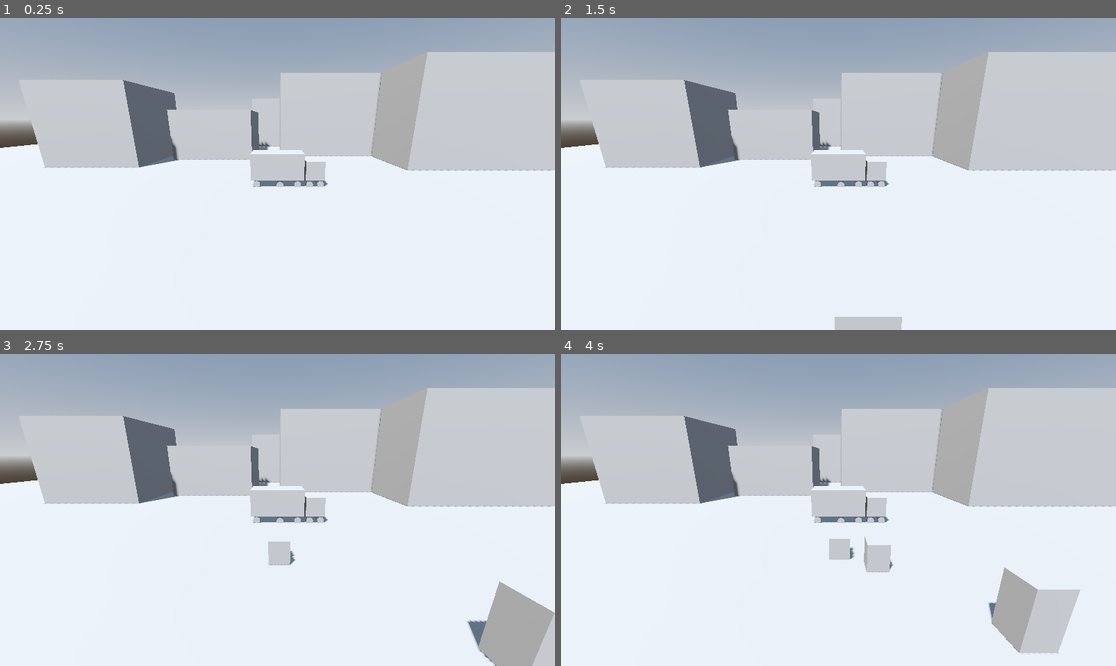
Above: before the commit, frames 1-4 (two rows, left to right).
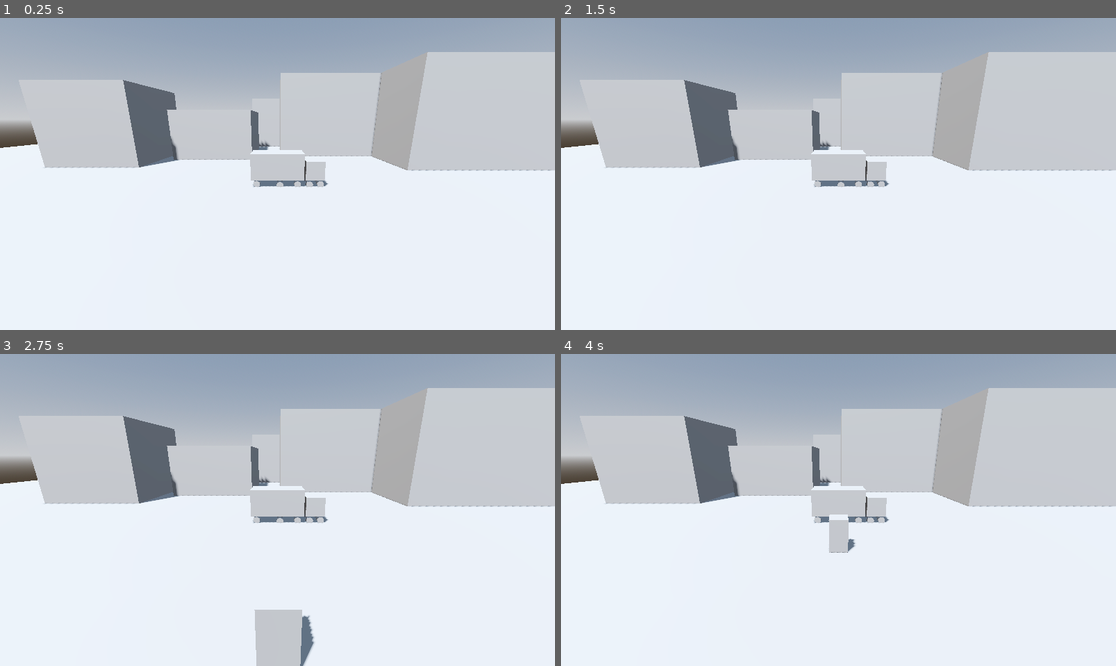
Above: after the commit, the same moments.

Repository: thewasmans/2026-game-jam-burger-truck
Game: Godot game, scene res://scenes/main.tscn
The game is run twice, just before and just after one commit, with the same random seed, the same clock (stepped at 60 frames per second) and the same inputs. Before the commit the project has no main scene; this scene is started directly in both runs.
Inputs:
- Up to frame 1 (0.25 s): no input
- Up to frame 2 (1.5 s): tap Enter at 0.5 s; tap Space at 1.25 s
- Up to frame 3 (2.75 s): no input
- Up to frame 4 (4 s): no input

The runs differ from the first frame. In frame 2, 0.5% of the frame differs, in the area x 49-62%, y 95-100%; in frame 3, 5.0%, in the area x 45-100%, y 60-100%; in frame 4, 3.7%.

Commit message:
Update spawn system

Diff:
--- /dev/null
+++ b/contents/prefabs/enemy.tscn
@@ -0,0 +1,20 @@
+[gd_scene format=3 uid="uid://b6h3u02w2i8s"]
+
+[ext_resource type="Script" uid="uid://fejlyf0b53bw" path="res://scripts/enemy.gd" id="1_wexqf"]
+
+[sub_resource type="BoxShape3D" id="BoxShape3D_1"]
+size = Vector3(1, 2, 1)
+
+[sub_resource type="BoxMesh" id="BoxMesh_1"]
+size = Vector3(1, 2, 1)
+
+[node name="Enemy" type="CharacterBody3D" unique_id=636878034]
+script = ExtResource("1_wexqf")
+
+[node name="CollisionShape3D" type="CollisionShape3D" parent="." unique_id=222683004]
+transform = Transform3D(1, 0, 0, 0, 1, 0, 0, 0, 1, 0, 0.8244037, 0)
+shape = SubResource("BoxShape3D_1")
+
+[node name="MeshInstance3D" type="MeshInstance3D" parent="." unique_id=100047945]
+transform = Transform3D(1, 0, 0, 0, 1, 0, 0, 0, 1, 0, 0.8244037, 0)
+mesh = SubResource("BoxMesh_1")
--- /dev/null
+++ b/contents/prefabs/enemy_spawner.tscn
@@ -0,0 +1,20 @@
+[gd_scene format=3 uid="uid://ckuxgrtn5s1cd"]
+
+[ext_resource type="Script" uid="uid://dl30bfxeahsmq" path="res://scripts/spawner.gd" id="1_devoi"]
+[ext_resource type="PackedScene" uid="uid://b6h3u02w2i8s" path="res://contents/prefabs/enemy.tscn" id="2_xl0gr"]
+[ext_resource type="Shape3D" uid="uid://dfp85wqupdio5" path="res://contents/spawn_box_shape_3d.tres" id="3_xl0gr"]
+
+[sub_resource type="BoxMesh" id="BoxMesh_xl0gr"]
+
+[node name="EnemySpawner" type="Area3D" unique_id=42760824]
+script = ExtResource("1_devoi")
+enemy_scene = ExtResource("2_xl0gr")
+spawn_area = ExtResource("3_xl0gr")
+
+[node name="CollisionShape3D" type="CollisionShape3D" parent="." unique_id=2124859015]
+transform = Transform3D(1, 0, 0, 0, 1, 0, 0, 0, 1, 0, 0.18618375, 0)
+shape = ExtResource("3_xl0gr")
+
+[node name="MeshInstance3D" type="MeshInstance3D" parent="." unique_id=1531484805]
+transform = Transform3D(1, 0, 0, 0, 0.16, 0, 0, 0, 1, 0, 0, 0)
+mesh = SubResource("BoxMesh_xl0gr")
--- /dev/null
+++ b/contents/spawn_box_shape_3d.tres
@@ -0,0 +1,3 @@
+[gd_resource type="BoxShape3D" format=3 uid="uid://dfp85wqupdio5"]
+
+[resource]
--- a/project.godot
+++ b/project.godot
@@ -11,6 +11,15 @@
 [application]
 
 config/name="2026-game-jam-burger-truck"
+run/main_scene="uid://cgrt8n5e5c5q8"
 config/features=PackedStringArray("4.6", "Forward Plus")
 config/icon="res://icon.svg"
 config/main_scene="res://scenes/main.tscn"
+
+[physics]
+
+3d/physics_engine="Jolt Physics"
+
+[rendering]
+
+rendering_device/driver.windows="d3d12"
--- a/scenes/enemy.tscn
+++ /dev/null
@@ -1,18 +0,0 @@
-[gd_scene format=3 uid="uid://b6h3u02w2i8s"]
-
-[ext_resource type="Script" path="res://scripts/enemy.gd" id="1_wexqf"]
-
-[sub_resource type="BoxShape3D" id="BoxShape3D_1"]
-size = Vector3(1, 2, 1)
-
-[sub_resource type="BoxMesh" id="BoxMesh_1"]
-size = Vector3(1, 2, 1)
-
-[node name="Enemy" type="CharacterBody3D"]
-script = ExtResource("1_wexqf")
-
-[node name="CollisionShape3D" type="CollisionShape3D" parent="."]
-shape = SubResource("BoxShape3D_1")
-
-[node name="MeshInstance3D" type="MeshInstance3D" parent="."]
-mesh = SubResource("BoxMesh_1")
--- a/scenes/main.tscn
+++ b/scenes/main.tscn
@@ -1,11 +1,13 @@
 [gd_scene format=3 uid="uid://cgrt8n5e5c5q8"]
 
-[ext_resource type="PackedScene" uid="uid://ciot641kpekgm" path="res://scenes/snack_truck.tscn" id="1_a7v2k"]
-[ext_resource type="PackedScene" path="res://scenes/enemy.tscn" id="2_c5d1k"]
-[ext_resource type="Script" uid="uid://dl30bfxeahsmq" path="res://scripts/spawner.gd" id="3_abcde"]
+[ext_resource type="PackedScene" uid="uid://ckuxgrtn5s1cd" path="res://contents/prefabs/enemy_spawner.tscn" id="1_0wfyh"]
+[ext_resource type="PackedScene" uid="uid://ciot641kpekgm" path="res://contents/prefabs/snack_truck.tscn" id="1_a7v2k"]
 
-[sub_resource type="BoxShape3D" id="BoxShape3D_1"]
-size = Vector3(20, 1, 1)
+[sub_resource type="StandardMaterial3D" id="StandardMaterial3D_0wfyh"]
+albedo_color = Color(0.88235295, 0, 0, 1)
+
+[sub_resource type="SphereMesh" id="SphereMesh_0wfyh"]
+material = SubResource("StandardMaterial3D_0wfyh")
 
 [sub_resource type="BoxMesh" id="BoxMesh_sugp2"]
 
@@ -27,21 +29,26 @@
 
 [node name="Main" type="Node3D" unique_id=113603498]
 
-[node name="Global" type="Node" parent="." unique_id=994244857]
+[node name="Global" type="Node" parent="." unique_id=927135296]
 
-[node name="Camera3D" type="Camera3D" parent="Global" unique_id=1726156330]
-transform = Transform3D(-1, 2.2626681e-08, -8.444392e-08, 0, 0.9659259, 0.25881907, 8.742278e-08, 0.25881907, -0.9659258, 0, 5, -10.443594)
+[node name="Camera3D" type="Camera3D" parent="Global" unique_id=63844908]
+transform = Transform3D(-1, 3.9080593e-08, -1.4585075e-07, 0, 0.9659258, 0.25881907, 1.509958e-07, 0.25881907, -0.9659258, 0, 5, -10.443594)
 
 [node name="Level" type="Node" parent="." unique_id=751625337]
 
-[node name="EnemySpawner" type="Node3D" parent="Level" unique_id=456789123]
-transform = Transform3D(1, 0, 0, 0, 1, 0, 0, 0, 1, 0, 1.5595524, -10)
-script = ExtResource("3_abcde")
-enemy_scene = ExtResource("2_c5d1k")
-spawn_area = SubResource("BoxShape3D_1")
-
 [node name="SnackTruck" parent="Level" unique_id=306403872 instance=ExtResource("1_a7v2k")]
 transform = Transform3D(1, 0, 0, 0, 1, 0, 0, 0, 1, 0, 1.56, 5.19)
+
+[node name="TargetPositionClients" type="Node3D" parent="Level/SnackTruck" unique_id=1746330562]
+transform = Transform3D(1, 0, 0, 0, 1, 0, 0, 0, 1, 0, -1.56, -2.034757)
+
+[node name="MeshInstance3D" type="MeshInstance3D" parent="Level/SnackTruck/TargetPositionClients" unique_id=696312194]
+mesh = SubResource("SphereMesh_0wfyh")
+
+[node name="EnemySpawner" parent="Level" unique_id=872537981 node_paths=PackedStringArray("target_position_clients", "target_position_mesh_debug") instance=ExtResource("1_0wfyh")]
+transform = Transform3D(1, 0, 0, 0, 1, 0, 0, 0, 1, 0, 0.103453636, -10)
+target_position_clients = NodePath("../SnackTruck/TargetPositionClients")
+target_position_mesh_debug = NodePath("../SnackTruck/TargetPositionClients/MeshInstance3D")
 
 [node name="Ground" type="MeshInstance3D" parent="Level" unique_id=1600320922]
 transform = Transform3D(100, 0, 0, 0, 0.1, 0, 0, 0, 100, 0, 0, 0)
@@ -53,7 +60,7 @@
 environment = SubResource("Environment_jyhfs")
 
 [node name="DirectionalLight3D" type="DirectionalLight3D" parent="Environments" unique_id=330718780]
-transform = Transform3D(-0.8660254, -0.43301278, 0.25, 0, 0.49999997, 0.86602545, -0.50000006, 0.75, -0.43301266, 0, 0, 0)
+transform = Transform3D(-0.8660254, -0.43301278, 0.25, 0, 0.49999997, 0.86602545, -0.50000006, 0.75, -0.43301266, 0, 10, 0)
 shadow_enabled = true
 
 [node name="Placeholder Enviro" type="MeshInstance3D" parent="Environments" unique_id=123015361]
--- a/scripts/enemy.gd
+++ b/scripts/enemy.gd
@@ -5,7 +5,7 @@
 @export var speed: float = 5.0
 @export var target_position: Vector3 = Vector3.ZERO
 
-func _physics_process(delta: float) -> void:
+func _physics_process(_delta: float) -> void:
 	var direction: Vector3 = (target_position - global_transform.origin).normalized()
 
 	if global_transform.origin.distance_to(target_position) > 1:
--- a/scripts/spawner.gd
+++ b/scripts/spawner.gd
@@ -4,12 +4,15 @@
 
 @export var enemy_scene: PackedScene
 @export var spawn_area: BoxShape3D
+@export var target_position_clients: Node3D
+@export var target_position_mesh_debug: MeshInstance3D
 
 var timer: Timer
 
 func _ready() -> void:
+	target_position_mesh_debug.hide()
 	timer = Timer.new()
-	timer.wait_time = 1.0
+	timer.wait_time = 2.0
 	timer.timeout.connect(spawn_enemy)
 	add_child(timer)
 	timer.start()
@@ -18,10 +21,11 @@
 	if enemy_scene == null:
 		return
 
-	var enemy: Node3D = enemy_scene.instantiate()
+	var enemy: Enemy = enemy_scene.instantiate()
+	enemy.target_position = target_position_clients.global_position
 	var spawn_position: Vector3 = get_random_spawn_position()
+	get_parent().add_child(enemy)
 	enemy.global_transform.origin = spawn_position
-	get_parent().add_child(enemy)
 
 func get_random_spawn_position() -> Vector3:
 	var spawn_area_size: Vector3 = spawn_area.size
Renamed: scenes/snack_truck.tscn -> contents/prefabs/snack_truck.tscn
